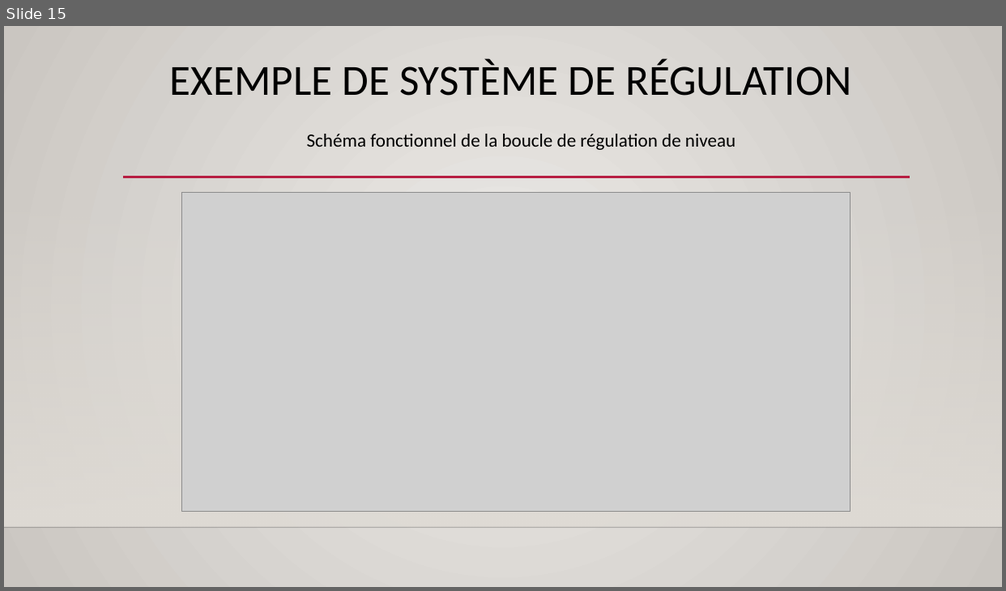
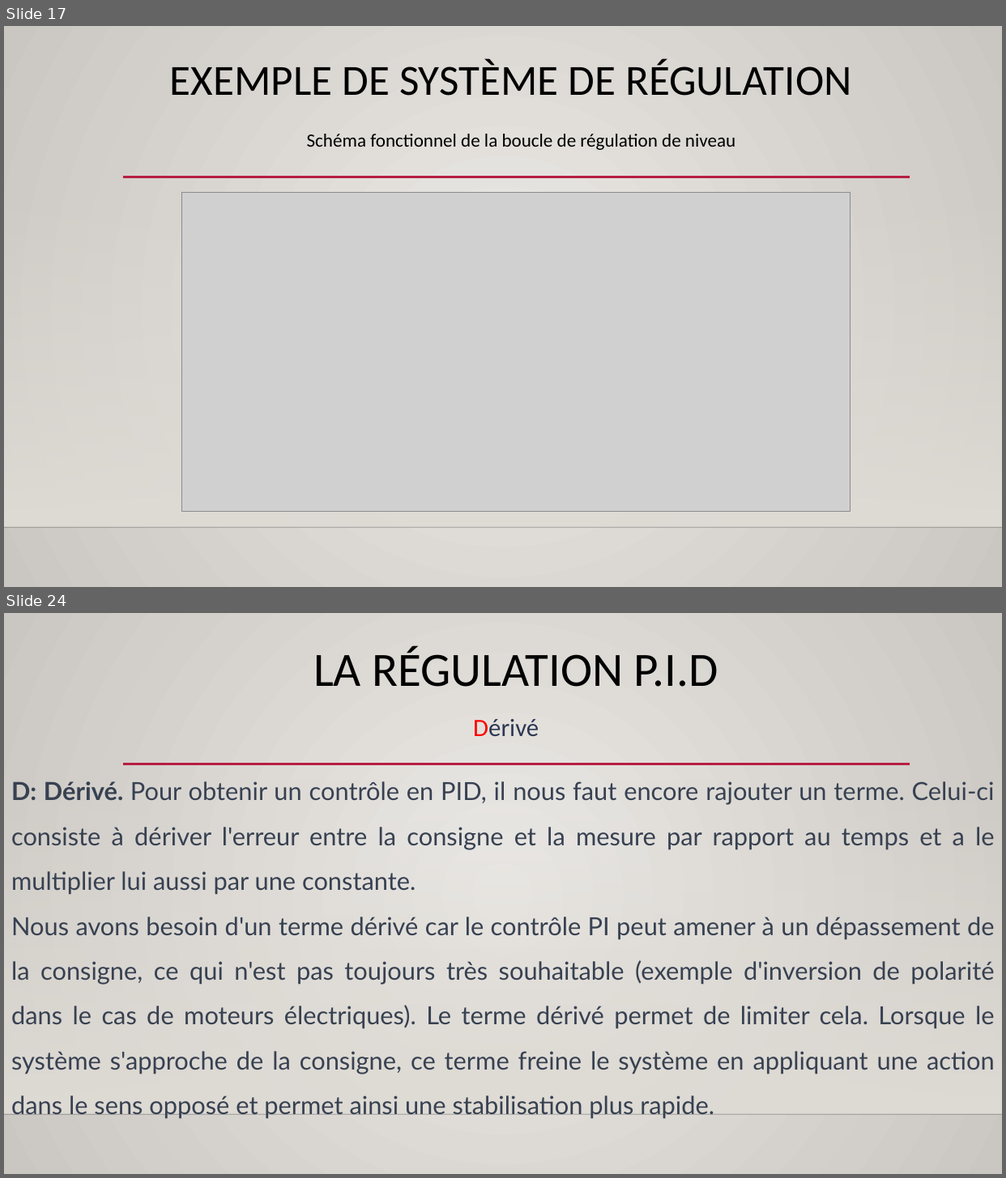
Before and after one commit to Aboudara/Document, a slide deck: Formation regulation.pptx. Shown one above the other, each under a label of ours: slide 15 before the commit, slides 17 and 24 after it; the slides between them are not shown. The pictures are 1006x591 and 1006x1178 pixels, drawn with LibreOffice and Linux fonts; fonts in the diff are those of the drawing; grey boxes stand for pictures; background and template pictures are left out. Boxes give left, top, right and bottom in pixels: in the first picture for what was removed or moved away, otherwise in the second. Text is boxed around its words. In the diff, an @@ line names an element or a change of style, - is before the commit and + after.

```diff
--- a/Formation regulation.pptx
+++ b/Formation regulation.pptx
@@ slide 24 added at (x1=4, y1=613, x2=1002, y2=1174), background gradient #ECEAE7 to #CAC7C1; not listed: 3 template elements that a slide beside it also shows @@
@@ title added at (x1=313, y1=646, x2=718, y2=687), 46 pt, text #000000 @@
+LA RÉGULATION P.I.D
@@ text added at (x1=473, y1=719, x2=539, y2=736), 24 pt, text #2C3753 @@
+Dérivé
@@ text added at (x1=11, y1=781, x2=995, y2=1119), 24 pt, text #374151 @@
+D: Dérivé. Pour obtenir un contrôle en PID, il nous faut encore rajouter un terme. Celui-ci consiste à dériver l'erreur entre la consigne et la mesure par rapport au temps et a le multiplier lui aussi par une constante.
+Nous avons besoin d'un terme dérivé car le contrôle PI peut amener à un dépassement de la consigne, ce qui n'est pas toujours très souhaitable (exemple d'inversion de polarité dans le cas de moteurs électriques). Le terme dérivé permet de limiter cela. Lorsque le système s'approche de la consigne, ce terme freine le système en appliquant une action dans le sens opposé et permet ainsi une stabilisation plus rapide.
@@ what was slide 15 is now slide 17 @@
```
Also in this commit, not shown: 1 slide changed, 23 other slides added, 1 other file.
